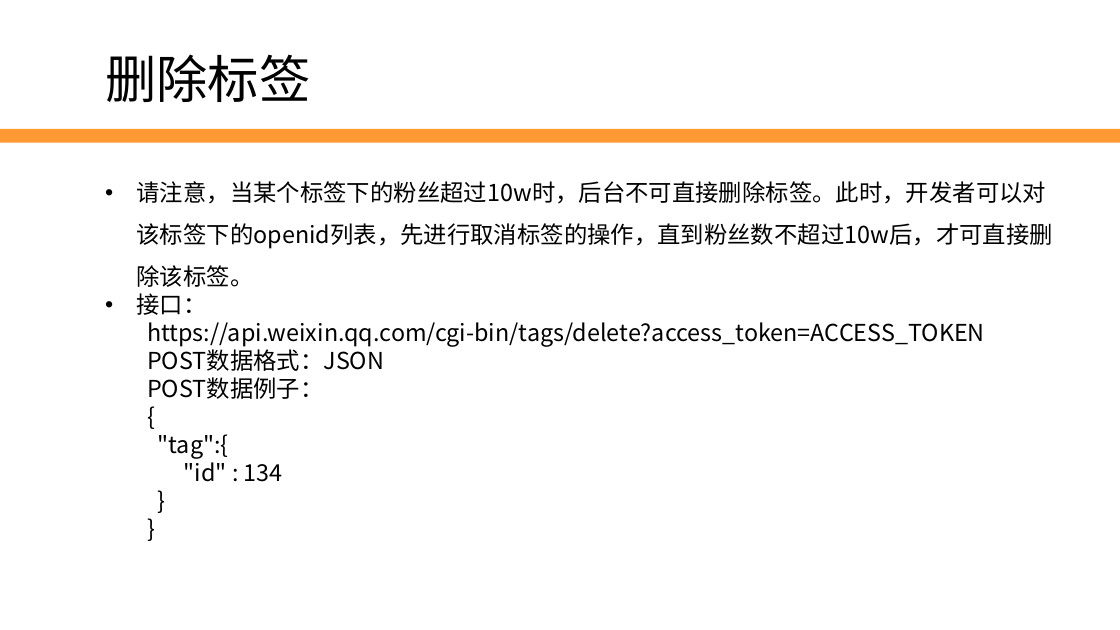
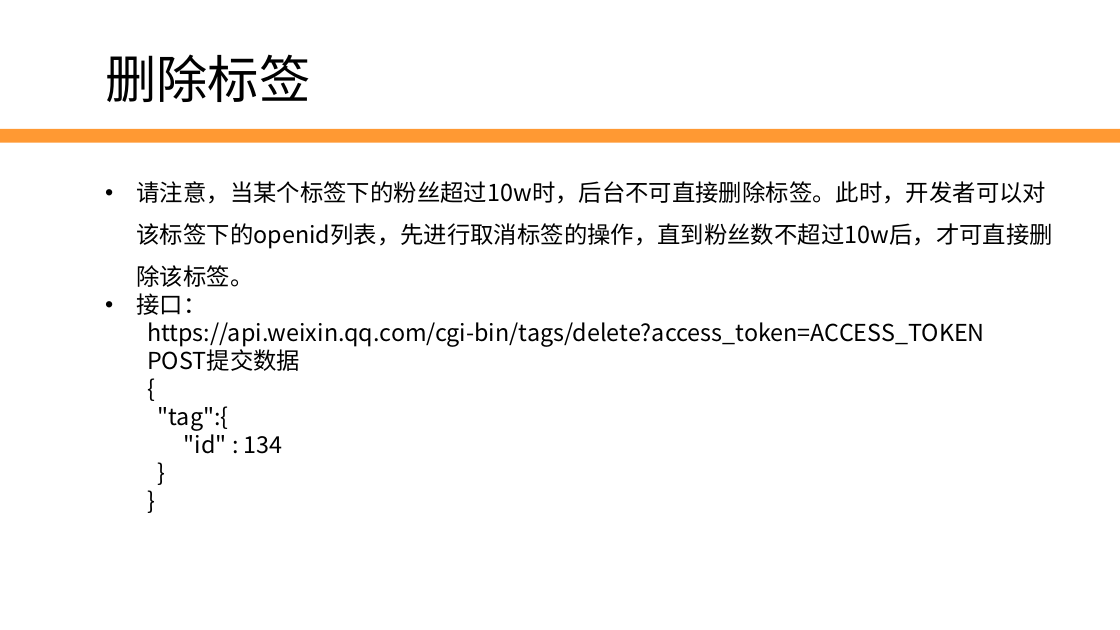
Before and after one commit to edu2act/2017-2018_1st_Wechat_Web_Programming, a slide deck: slide 22 of 课程ppt/第8讲 用户管理.pptx (slide 12 before the commit). Drawn at 1120x630 pixels with LibreOffice and Linux fonts; fonts in the diff are those of the drawing; background and template pictures are left out. Boxes give left, top, right and bottom in pixels: in the first picture for what was removed or moved away, otherwise in the second. Text is boxed around its words. In the diff, an @@ line names an element or a change of style, - is before the commit and + after.

```diff
--- a/课程ppt/第8讲 用户管理.pptx
+++ b/课程ppt/第8讲 用户管理.pptx
@@ text at (147, 346, 300, 371): text changed @@
-  POST数据格式：JSON
-  POST数据例子：
+  POST提交数据
```
Also in this commit, not shown: 20 other slides changed, 3 slides added.
